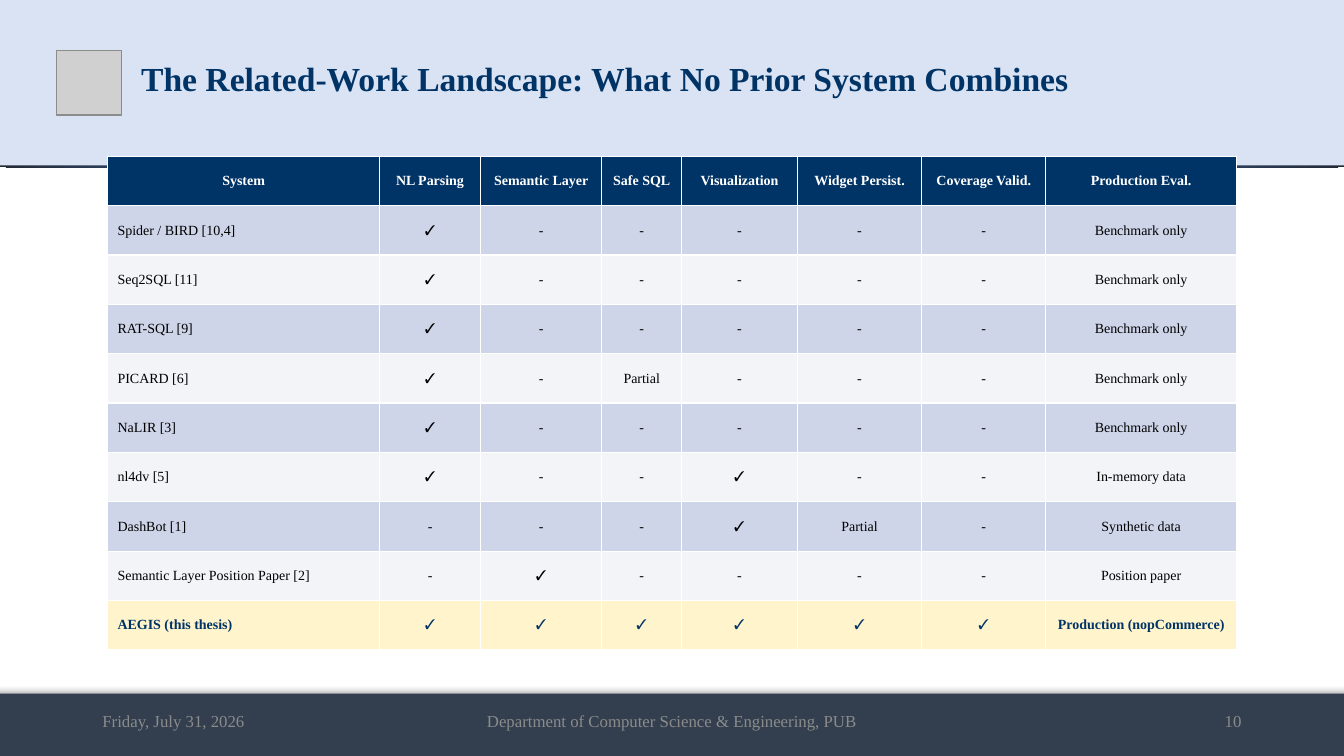
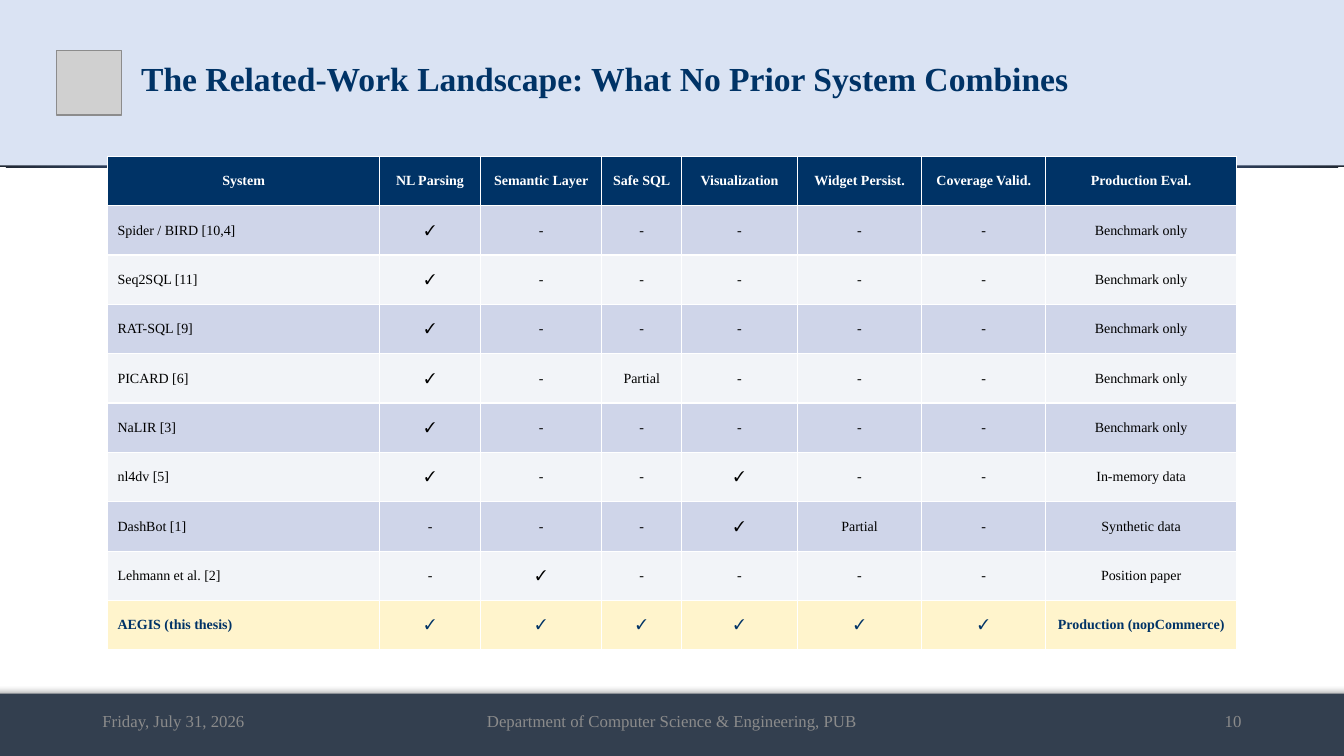
Before and after one commit to md-riaz/AEGIS-Research, a slide deck: slide 10 of docs/scripts/Md_Riaz_Mid_Defense_Final_0322310105101024.pptx. Drawn at 1344x756 pixels with LibreOffice and Linux fonts; fonts in the diff are those of the drawing; grey boxes stand for pictures. Boxes give left, top, right and bottom in pixels: in the first picture for what was removed or moved away, otherwise in the second. Text is boxed around its words. In the diff, an @@ line names an element or a change of style, - is before the commit and + after.

```diff
--- a/docs/scripts/Md_Riaz_Mid_Defense_Final_0322310105101024.pptx
+++ b/docs/scripts/Md_Riaz_Mid_Defense_Final_0322310105101024.pptx
@@ table at (108,156,1236,650) @@
-row 9, column 1: Semantic Layer Position Paper [2]
+row 9, column 1: Lehmann et al. [2]
```
Also in this commit, not shown: 2 other slides changed, 1 other file.
